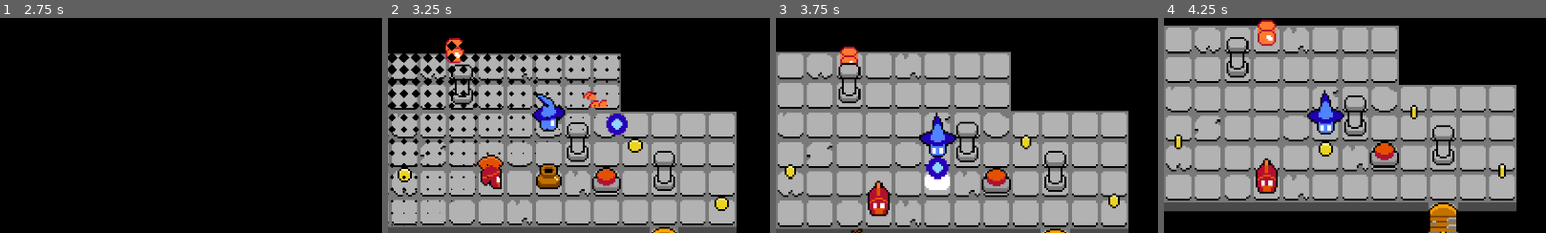
Above: before the commit, frames 1-4 (left to right).
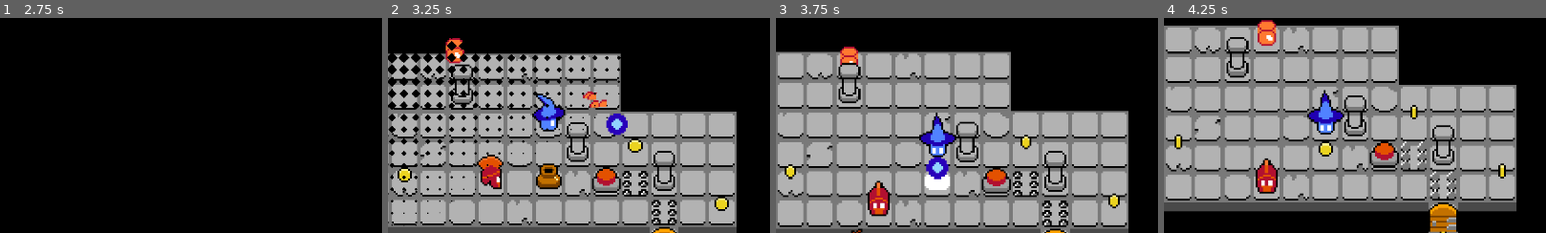
Above: after the commit, the same moments.

Repository: jpsalim21/Swipe-Dungeon
Game: Godot game, scene res://Scenes/MainMenu.tscn
The game is run twice, just before and just after one commit, with the same random seed, the same clock (stepped at 60 frames per second) and the same inputs.
Inputs:
- Up to frame 1 (2.75 s): click "Play" at 0.5 s; click "Play" at 1.25 s; click "1" at 2 s
- Up to frame 2 (3.25 s): tap Enter at 2.75 s; hold Right (Right) from 2.78 s (still down)
- Up to frame 3 (3.75 s): release Right (Right) at 3.53 s; hold S (Down) from 3.53 s (still down)
- Up to frame 4 (4.25 s): keep holding S (Down)
The pictures show only the part of the screen within x 35-85%, y 28-78%; the shares and areas given below are measured in that part.

Frame 1 is identical in both runs. In frame 2, 0.8% of the frame differs, in the area x 61-76%, y 71-96%; in frame 3, 0.8%; in frame 4, 1.0%, in the area x 62-77%, y 57-84%.

Commit message:
Fix scene bug

Diff:
--- /dev/null
+++ b/ObjectScenes/Espinho.tscn
@@ -0,0 +1,39 @@
+[gd_scene load_steps=6 format=3 uid="uid://cw1q14nx1aeku"]
+
+[ext_resource type="Texture2D" uid="uid://cjwhjj4v5l567" path="res://Sprites/Espinhos.png" id="1_xt6u2"]
+[ext_resource type="Script" uid="uid://b88atwe0j43f6" path="res://Scripts/Objects/EspinhoScript.gd" id="2_s2pdn"]
+
+[sub_resource type="AtlasTexture" id="AtlasTexture_s2pdn"]
+atlas = ExtResource("1_xt6u2")
+region = Rect2(16, 0, 16, 18)
+
+[sub_resource type="AtlasTexture" id="AtlasTexture_xs3aj"]
+atlas = ExtResource("1_xt6u2")
+region = Rect2(0, 0, 16, 18)
+
+[sub_resource type="SpriteFrames" id="SpriteFrames_df1jt"]
+animations = [{
+"frames": [{
+"duration": 1.0,
+"texture": SubResource("AtlasTexture_s2pdn")
+}],
+"loop": true,
+"name": &"active",
+"speed": 5.0
+}, {
+"frames": [{
+"duration": 1.0,
+"texture": SubResource("AtlasTexture_xs3aj")
+}],
+"loop": true,
+"name": &"default",
+"speed": 5.0
+}]
+
+[node name="Node2D" type="Node2D"]
+script = ExtResource("2_s2pdn")
+
+[node name="AnimatedSprite2D" type="AnimatedSprite2D" parent="."]
+sprite_frames = SubResource("SpriteFrames_df1jt")
+autoplay = "default"
+offset = Vector2(0, -1)
--- a/Scenes/Fase1.tscn
+++ b/Scenes/Fase1.tscn
@@ -10,6 +10,7 @@
 [ext_resource type="PackedScene" uid="uid://blrp5cmheb6aq" path="res://ObjectScenes/Escada.tscn" id="7_qkok7"]
 [ext_resource type="PackedScene" uid="uid://cu6eya3c2j6i" path="res://ObjectScenes/pot.tscn" id="8_a4ksc"]
 [ext_resource type="Script" uid="uid://lhul2apwhdhl" path="res://Scripts/Units/PlayerController.gd" id="9_lahb1"]
+[ext_resource type="PackedScene" uid="uid://cw1q14nx1aeku" path="res://ObjectScenes/Espinho.tscn" id="9_qkok7"]
 [ext_resource type="PackedScene" uid="uid://jqbj44sg2mek" path="res://ObjectScenes/Wizard.tscn" id="10_dgi5n"]
 [ext_resource type="PackedScene" uid="uid://cef5oyggjgvha" path="res://ObjectScenes/Warrior.tscn" id="11_gain7"]
 [ext_resource type="AudioStream" uid="uid://10feo1a35kfh" path="res://Sound/08_Step_rock_02.wav" id="12_nbxfv"]
@@ -176,6 +177,21 @@
 [node name="Pot3" parent="SceneObjects" instance=ExtResource("8_a4ksc")]
 position = Vector2(103, 201)
 
+[node name="Node2D" parent="SceneObjects" instance=ExtResource("9_qkok7")]
+position = Vector2(88, 151)
+
+[node name="Node2D2" parent="SceneObjects" instance=ExtResource("9_qkok7")]
+position = Vector2(-40, 183)
+
+[node name="Node2D3" parent="SceneObjects" instance=ExtResource("9_qkok7")]
+position = Vector2(136, 231)
+
+[node name="Node2D4" parent="SceneObjects" instance=ExtResource("9_qkok7")]
+position = Vector2(72, 39)
+
+[node name="Node2D5" parent="SceneObjects" instance=ExtResource("9_qkok7")]
+position = Vector2(88, 55)
+
 [node name="PlayerController" type="Node2D" parent="."]
 y_sort_enabled = true
 script = ExtResource("9_lahb1")
--- a/Scripts/Grid/Tile.gd
+++ b/Scripts/Grid/Tile.gd
@@ -2,6 +2,7 @@
 extends Object
 
 signal playerUnitEntrou
+signal otherUnitEntrou
 
 
 var anterior : Vector2i
@@ -9,7 +10,11 @@
 var ocupado : bool:
 	get():
 		return unit != null
-var unit : Unit = null
+var unit : Unit = null:
+	set(value):
+		unit = value
+		if value:
+			otherUnitEntrou.emit()
 var playerUnit : bool = false:
 	set(value):
 		playerUnit = value
--- /dev/null
+++ b/Scripts/Objects/EspinhoScript.gd
@@ -0,0 +1,43 @@
+extends Unit
+
+const turnosInativa : int = 2
+
+@onready var sprite: AnimatedSprite2D = $AnimatedSprite2D
+@onready var game_controller : GameController = %GameController
+var ativo : bool = false
+var turnosAtual : int = 2
+
+func setTileAtual(value : Vector2i):
+	_tileAtual = value
+	global_position = tilemap.map_to_local(value)
+
+func _ready() -> void:
+	super._ready()
+
+	var tile : Tile = tilemap.map[_tileAtual]
+	tile.playerUnitEntrou.connect(unitEntrou)
+	tile.otherUnitEntrou.connect(unitEntrou)
+	game_controller.playerEndTurn.connect(mudaEstado)
+
+func unitEntrou():
+	if not ativo:
+		return
+
+	var tile : Tile = tilemap.map[_tileAtual]
+	tile.takeDmg(true)
+	tile.takeDmg(false)
+
+func mudaEstado():
+	if !ativo:
+		turnosAtual -= 1
+	else:
+		turnosAtual = 0
+
+	if turnosAtual <= 0:
+		turnosAtual = turnosInativa
+		ativo = !ativo
+		if ativo:
+			sprite.play("active")
+			unitEntrou()
+		else:
+			sprite.play("default")
Not shown, changed: Addons/TransicaoDeCenas/SceneController.gd
Not shown: 1 places in Scenes/Fase1.tscn that only renumber resources
Not shown, added: Scripts/Objects/EspinhoScript.gd.uid
Binary file added: Sprites/Espinhos.png
Not shown, added: Sprites/Espinhos.png.import
